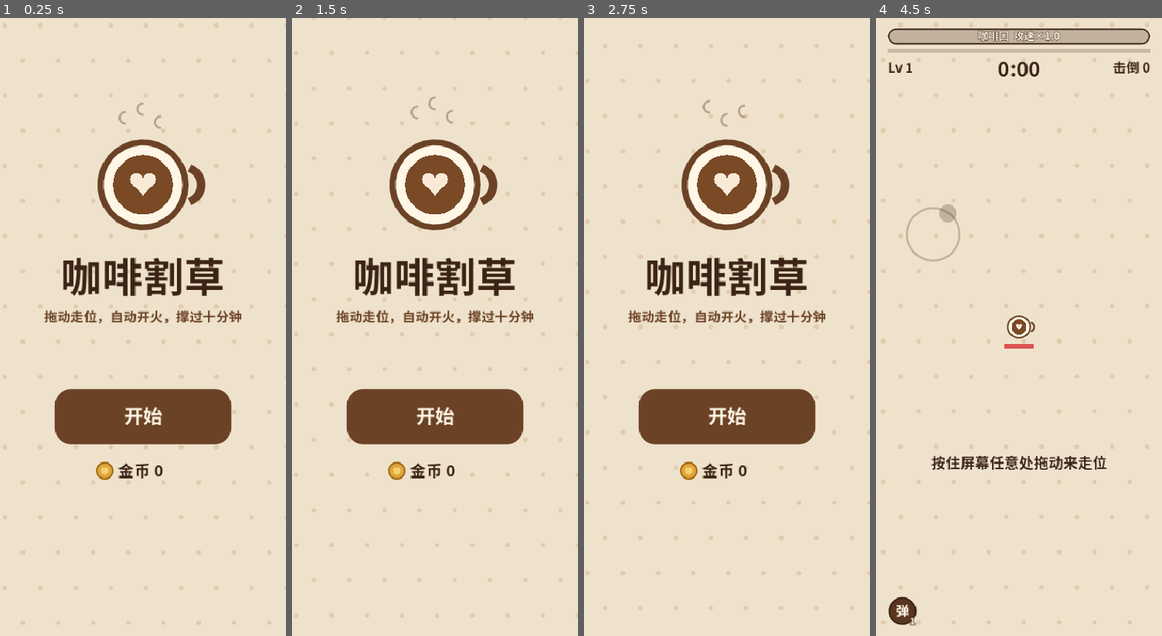
Above: before the commit, frames 1-4 (left to right).
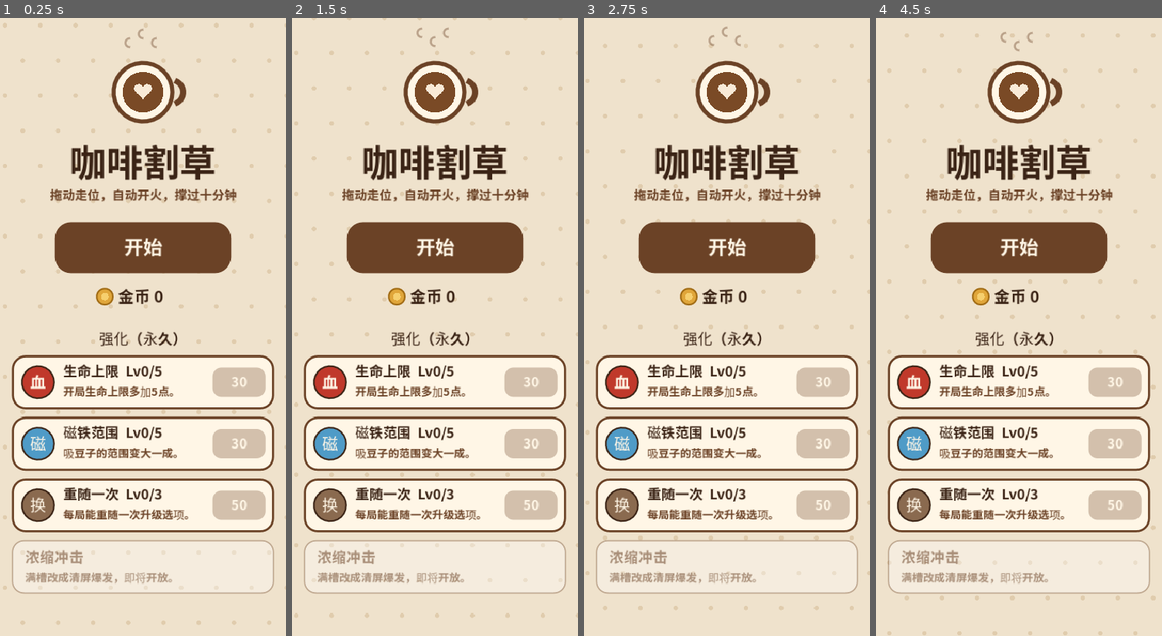
Above: after the commit, the same moments.

Repository: zongweishen10-svg/coffee-gecao
Game: Godot game, scene res://scenes/main.tscn
The game is run twice, just before and just after one commit, with the same random seed, the same clock (stepped at 60 frames per second) and the same inputs.
Inputs (mouse positions are in pixels of both pictures, inside the frame that each line leads up to):
- Up to frame 1 (0.25 s): no input
- Up to frame 2 (1.5 s): move the mouse to (497, 296) at 0.52 s; click (497, 296) at 0.67 s; drag from (377, 357) to (420, 450) at 1.27 s
- Up to frame 3 (2.75 s): move the mouse to (755, 191) at 2.02 s; click (755, 191) at 2.17 s
- Up to frame 4 (4.5 s): drag from (1004, 450) to (933, 234) at 2.77 s; move the mouse to (1104, 419) at 3.52 s; click (1104, 419) at 3.67 s; drag from (933, 234) to (976, 172) at 4.27 s

The runs differ from the first frame. In frame 1, 38% of the frame differs, in the area x 4-96%, y 1-94%; in frame 2, 38%; in frame 3, 38%; in frame 4, 39%, in the area x 1-98%, y 0-100%.

Commit message:
v0.2 balance + shop: binaries (base64) and source

Diff:
--- a/proto/scripts/main.gd
+++ b/proto/scripts/main.gd
@@ -3,13 +3,18 @@
 
 const SAVE_PATH := "user://coffee_save.cfg"
 const RUN_LEN := 600.0
-const MAX_ENEMIES := 170
+const MAX_ENEMIES := 120
 const MAX_BEANS := 220
 const MAX_BULLETS := 90
 const MAX_FLOATS := 18
 const PR := 15.0            # 玩家半径
 const PLAYER_SPEED := 165.0
-const PLAYER_MAX_HP := 100.0
+const PLAYER_MAX_HP := 100.0   # 基础值；局外「生命上限」每级 +5
+const HEAL_DROP_CHANCE := 0.015  # 击杀掉回血豆的概率
+const HEAL_DROP_AMOUNT := 8.0
+const HEAL_OFFER_CHANCE := 0.15  # 升级时热拿铁占一个选项的概率
+const BOSS_HP_BASE := 1200.0
+const BOSS_HP_PER_LV := 60.0     # Boss 血量 = 1200 + 60×进场等级
 const CAF_MAX := 45.0       # 咖啡因槽上限（颗豆子）
 const JITTER_TIME := 3.0    # 手抖时长
 const MAX_LV := 5
@@ -80,6 +85,9 @@
 var ppos := Vector2.ZERO
 var facing := Vector2.UP
 var hp := PLAYER_MAX_HP
+var max_hp := PLAYER_MAX_HP
+var heals: Array = []
+var rerolls := 0
 var iframes := 0.0
 var hurt_flash := 0.0
 var level := 1
@@ -126,6 +134,12 @@
 
 # 局外
 var total_coins := 0
+var meta := {"hp": 0, "magnet": 0, "reroll": 0}
+const SHOP := [
+	{"id": "hp", "name": "生命上限", "icon": "血", "color": "#c0392b", "desc": "开局生命上限多加5点。", "max": 5, "base": 30, "step": 20},
+	{"id": "magnet", "name": "磁铁范围", "icon": "磁", "color": "#4f9bc7", "desc": "吸豆子的范围变大一成。", "max": 5, "base": 30, "step": 20},
+	{"id": "reroll", "name": "重随一次", "icon": "换", "color": "#8a6a4f", "desc": "每局能重随一次升级选项。", "max": 3, "base": 50, "step": 40},
+]
 var best_time := 0.0
 
 # 输入
@@ -141,6 +155,12 @@
 var opt_start_t := 0.0
 var opt_god := false
 var opt_auto := false
+var opt_bot := 1
+var picker_gap := 0.0
+var boss_log_t := 0.0
+var tip_text := ""
+var tip_t := 0.0
+var seen_jitter_tip := false
 var opt_steps := 1
 var opt_quit := false
 var opt_hp := -1.0
@@ -199,7 +219,9 @@
 		match k:
 			"t": opt_start_t = float(v)
 			"god": opt_god = v == "1"
-			"auto": opt_auto = v == "1"
+			"auto":
+				opt_auto = v != "0"
+				opt_bot = int(v)
 			"steps": opt_steps = max(1, int(v))
 			"quit": opt_quit = v == "1"
 			"seed": rng.seed = int(v)
@@ -208,19 +230,44 @@
 
 
 func _load_save() -> void:
+	if OS.has_feature("web"):
+		var raw = JavaScriptBridge.eval("localStorage.getItem('coffee_gecao_save') || ''", true)
+		var d = JSON.parse_string(str(raw)) if str(raw) != "" else null
+		if d is Dictionary:
+			total_coins = int(d.get("coins", 0))
+			best_time = float(d.get("best_time", 0.0))
+			burst_unlocked = bool(d.get("burst_unlocked", false))
+			seen_jitter_tip = bool(d.get("seen_jitter_tip", false))
+			var sh = d.get("shop", {})
+			if sh is Dictionary:
+				for k in meta:
+					meta[k] = int(sh.get(k, 0))
+			return
 	var cf := ConfigFile.new()
 	if cf.load(SAVE_PATH) == OK:
 		total_coins = int(cf.get_value("meta", "coins", 0))
 		best_time = float(cf.get_value("meta", "best_time", 0.0))
 		burst_unlocked = bool(cf.get_value("meta", "burst_unlocked", false))
+		seen_jitter_tip = bool(cf.get_value("meta", "seen_jitter_tip", false))
+		for k in meta:
+			meta[k] = int(cf.get_value("shop", k, 0))
 
 
 func _save() -> void:
+	if opt_auto:
+		return
 	var cf := ConfigFile.new()
 	cf.set_value("meta", "coins", total_coins)
 	cf.set_value("meta", "best_time", best_time)
 	cf.set_value("meta", "burst_unlocked", burst_unlocked)
+	cf.set_value("meta", "seen_jitter_tip", seen_jitter_tip)
+	for k in meta:
+		cf.set_value("shop", k, meta[k])
 	cf.save(SAVE_PATH)
+	if OS.has_feature("web"):
+		# 网页版另存一份到 localStorage（同步写入，刷新页面也不会丢）
+		var d := {"coins": total_coins, "best_time": best_time, "burst_unlocked": burst_unlocked, "seen_jitter_tip": seen_jitter_tip, "shop": meta}
+		JavaScriptBridge.eval("localStorage.setItem('coffee_gecao_save', %s);" % JSON.stringify(JSON.stringify(d)), true)
 
 
 # ================= 开局 / 结束 =================
@@ -228,7 +275,12 @@
 	t = opt_start_t
 	ppos = Vector2.ZERO
 	facing = Vector2.UP
-	hp = PLAYER_MAX_HP if opt_hp <= 0 else opt_hp
+	max_hp = PLAYER_MAX_HP + 5.0 * meta["hp"]
+	hp = max_hp if opt_hp <= 0 else opt_hp
+	rerolls = meta["reroll"]
+	picker_gap = 0.0
+	tip_t = 0.0
+	heals.clear()
 	iframes = 0.0
 	level = 1
 	xp = 0
@@ -296,6 +348,8 @@
 	floats = floats.filter(func(f): return f["t"] > 0)
 	if banner_t > 0:
 		banner_t -= dt
+	if tip_t > 0 and mode == "play":
+		tip_t -= dt
 	if OS.has_feature("web"):
 		state_timer -= delta
 		if state_timer <= 0:
@@ -317,7 +371,8 @@
 	_update_projectiles(dt)
 	_update_beans(dt)
 	enemies = enemies.filter(func(e): return e.alive)
-	if mode == "play" and pending_levels > 0:
+	picker_gap -= dt
+	if mode == "play" and pending_levels > 0 and picker_gap <= 0:
 		_open_picker()
 
 
@@ -352,6 +407,11 @@
 
 
 func _bot_dir() -> Vector2:
+	if opt_bot == 3:
+		return Vector2.ZERO
+	if opt_bot == 2:
+		# 粗心玩家：慢慢绕大圈，不躲怪，只顺路吃豆
+		return Vector2(cos(t * 0.25), sin(t * 0.25)) * 0.6
 	var away := Vector2.ZERO
 	for e in enemies:
 		var d := ppos - e.pos
@@ -399,6 +459,11 @@
 		caf = 0.0
 	else:
 		jitter = JITTER_TIME
+		if not seen_jitter_tip:
+			seen_jitter_tip = true
+			tip_text = "咖啡喝多了：攻速翻倍，子弹乱喷3秒！"
+			tip_t = 3.5
+			_save()
 		_float(ppos + Vector2(0, -40), "手抖！", C_RED, 22)
 		print("COFFEE_JITTER t=%.1f" % t)
 
@@ -417,7 +482,7 @@
 # ================= 刷怪 =================
 func _spawn_director(dt: float) -> void:
 	if t < RUN_LEN:
-		var rate := 1.1 + t * 0.03
+		var rate := 0.5 + t * 0.015
 		spawn_acc += dt * rate
 		while spawn_acc >= 1.0:
 			spawn_acc -= 1.0
@@ -429,28 +494,38 @@
 			print("COFFEE_MIN %d lv=%d kills=%d hp=%.0f enemies=%d beans=%d skills=%s" % [m, level, kills, hp, enemies.size(), beans.size(), JSON.stringify(skills)])
 			_minute_wave(m)
 	else:
+		if boss != null and opt_auto and t - boss_log_t >= 20.0:
+			boss_log_t = t
+			print("COFFEE_BOSSLOG t=%.0f boss_hp=%.0f dist=%.0f hp=%.0f lv=%d" % [t, boss.hp, boss.pos.distance_to(ppos), hp, level])
 		if not boss_spawned:
 			boss_spawned = true
+			boss_log_t = t
+			# 闹钟一响，场上小怪全被吓醒跑掉，留下豆子
+			for e in enemies:
+				if e.alive:
+					e.alive = false
+					_drop_bean(e.pos, e.xp)
 			boss = _spawn(K.BOSS, ppos + Vector2(0, -vs.y * 0.5 - 70))
 			banner = "周一早晨来了！"
 			banner_t = 3.0
-			print("COFFEE_BOSS t=%.1f" % t)
-		spawn_acc += dt * 2.0
+			print("COFFEE_BOSS t=%.1f lv=%d hp=%.0f boss_hp=%.0f" % [t, level, hp, boss.max_hp])
+		spawn_acc += dt * 0.4
 		while spawn_acc >= 1.0:
 			spawn_acc -= 1.0
-			if enemies.size() < 90:
+			if enemies.size() < 25:
 				_spawn(K.WORM if rng.randf() < 0.7 else K.GROUNDS, _spawn_pos())
 
 
 func _pick_kind() -> int:
 	var w_worm := 1.0
-	var w_gr := 0.0 if t < 45 else 0.45
-	var w_milk := 0.0 if t < 120 else 0.22
+	# 越往后苦渣团、过期奶占比越高
+	var w_gr := 0.0 if t < 45 else 0.25 + t / 600.0 * 0.6
+	var w_milk := 0.0 if t < 120 else 0.12 + t / 600.0 * 0.35
 	var milks := 0
 	for e in enemies:
 		if e.kind == K.MILK:
 			milks += 1
-	if milks >= 10:
+	if milks >= 5 + int(t / 100.0):
 		w_milk = 0.0
 	var x := rng.randf() * (w_worm + w_gr + w_milk)
 	if x < w_worm:
@@ -461,11 +536,11 @@
 
 
 func _minute_wave(m: int) -> void:
-	var n := 14 + m * 2
+	var n := 8 + m * 4 + int(m * m * 0.5)
 	var dist := vs.length() * 0.5 + 20
 	for i in n:
 		var a := TAU * i / n
-		if enemies.size() < MAX_ENEMIES + 30:
+		if enemies.size() < MAX_ENEMIES + 40:
 			_spawn(K.WORM, ppos + Vector2(cos(a), sin(a)) * dist)
 	banner = "瞌睡虫围上来了！"
 	banner_t = 2.0
@@ -481,11 +556,14 @@
 	e.kind = kind
 	e.pos = pos
 	e.phase = rng.randf() * TAU
-	var hm := 1.0 + t / 150.0
-	var dm := 1.0 + t / 600.0
+	# 单怪随时间变强：血量、伤害、速度、掉的豆子
+	var hm := 1.0 + t / 150.0 + pow(t / 400.0, 2.0)
+	var dm := (0.55 + 0.45 * minf(t / 150.0, 1.0)) * (1.0 + t / 500.0)  # 前两分半伤害减轻
+	var sm := 1.0 + t / 1500.0
+	var xm := 1 + int(t / 200.0)
 	match kind:
 		K.WORM:
-			e.hp = 9 * hm; e.speed = 42; e.r = 12; e.dmg = 6 * dm; e.xp = 1
+			e.hp = 9 * hm; e.speed = 42; e.r = 12; e.dmg = 5 * dm; e.xp = 1
 		K.GROUNDS:
 			e.hp = 12 * hm; e.speed = 88; e.r = 12; e.dmg = 7 * dm; e.xp = 2
 		K.SMALL:
@@ -493,8 +571,11 @@
 		K.MILK:
 			e.hp = 20 * hm; e.speed = 70; e.r = 14; e.dmg = 6 * dm; e.xp = 3; e.cd = rng.randf_range(1.2, 2.4)
 		K.BOSS:
-			e.hp = 4000 if opt_boss_hp <= 0 else opt_boss_hp; e.speed = 46; e.r = 50; e.dmg = 20; e.xp = 0; e.cd = 2.5
+			e.hp = (BOSS_HP_BASE + BOSS_HP_PER_LV * level) if opt_boss_hp <= 0 else opt_boss_hp; e.speed = 46; e.r = 50; e.dmg = 20; e.xp = 0; e.cd = 2.5
 	e.speed *= rng.randf_range(0.9, 1.1)
+	if kind != K.BOSS:
+		e.speed *= sm
+		e.xp *= xm
 	e.max_hp = e.hp
 	enemies.append(e)
 	return e
@@ -530,6 +611,9 @@
 				_spit(e)
 		elif e.kind == K.BOSS:
 			mv = _boss_update(e, dt, dir)
+			if e.state == "chase" and dist > 320.0:
+				# 离得远就快步追上来，Boss 战不会变成满地图拉扯
+				mv *= 1.0 + clamp((dist - 320.0) / 150.0, 0.0, 3.0)
 		var slowf := 0.5 if e.slow > 0 else 1.0
 		e.slow -= dt
 		e.pos += mv * e.speed * slowf * dt + e.vel * dt
@@ -589,8 +673,8 @@
 			if e.cd <= 0:
 				e.atk_i += 1
 				if e.atk_i % 3 == 0:
-					for i in 6:
-						var a := TAU * i / 6.0
+					for i in 4:
+						var a := TAU * i / 4.0
 						_spawn(K.WORM, e.pos + Vector2(cos(a), sin(a)) * 80)
 				if e.atk_i % 2 == 0:
 					e.state = "tele_ring"
@@ -644,7 +728,7 @@
 					_damage(e, 12.0)
 		return
 	hp -= dmg
-	iframes = 0.6
+	iframes = 0.8 if t < 120 else 0.6
 	hurt_flash = 0.25
 	if hp <= 0:
 		hp = 0
@@ -672,6 +756,9 @@
 		_end_run(true)
 		return
 	_drop_bean(e.pos, e.xp)
+	var hc: float = lerpf(0.06, HEAL_DROP_CHANCE, clamp((t - 90.0) / 150.0, 0.0, 1.0))  # 前1.5分钟6%，到4分钟降到1.5%
+	if rng.randf() < hc and heals.size() < 6:
+		heals.append({"pos": e.pos + Vector2(8, 0)})
 	if e.kind == K.GROUNDS:
 		for s in [-1, 1]:
 			var c := _spawn(K.SMALL, e.pos + Vector2(s * 10, 0))
@@ -695,12 +782,17 @@
 			var pierce := 1 if lv >= 5 else 0
 			var tgt := _nearest(420.0)
 			if jitter > 0 or tgt != null:
-				esp_cd = 0.8
+				esp_cd = 0.65
 				var base := (tgt.pos - ppos).angle() if tgt != null else 0.0
-				for i in n:
+				var shots := n
+				if jitter > 0:
+					# 手抖：失控但更猛——一圈散射 n+4 颗，方向带随机
+					shots = n + 4
+					base = rng.randf() * TAU
+				for i in shots:
 					var a := base + (i - (n - 1) * 0.5) * 0.16
 					if jitter > 0:
-						a = rng.randf() * TAU
+						a = base + TAU * i / shots + rng.randf_range(-0.2, 0.2)
 					if bullets.size() < MAX_BULLETS:
 						bullets.append({"pos": ppos, "vel": Vector2(cos(a), sin(a)) * 430.0, "dmg": dmg, "pierce": pierce, "life": 1.1, "hits": []})
 			else:
@@ -874,7 +966,19 @@
 
 
 func _update_beans(dt: float) -> void:
-	var magnet := 95.0
+	var magnet: float = 95.0 * (1.0 + 0.1 * meta["magnet"])
+	var hk: Array = []
+	for h in heals:
+		var dh: Vector2 = ppos - h["pos"]
+		var lh := dh.length()
+		if lh < magnet:
+			h["pos"] += dh / max(lh, 0.01) * min(lh, 420.0 * dt)
+		if lh < PR + 8:
+			hp = min(max_hp, hp + HEAL_DROP_AMOUNT)
+			_float(ppos + Vector2(0, -34), "+%d" % int(HEAL_DROP_AMOUNT), Color("#2e9e5b"), 18)
+		else:
+			hk.append(h)
+	heals = hk
 	var keep: Array = []
 	for b in beans:
 		var d: Vector2 = ppos - b["pos"]
@@ -895,7 +999,7 @@
 
 
 func _xp_need(l: int) -> int:
-	return 4 + l * 3 + int(l * l * 0.15)
+	return 10 + l * 3 + int(l * l * 0.08)  # 前几级更慢，后期比旧曲线快
 
 
 func _open_picker() -> void:
@@ -903,8 +1007,14 @@
 	for id in SKILL_ORDER:
 		if skills.get(id, 0) < MAX_LV:
 			pool.append(id)
-	pool.shuffle()
+	for i in range(pool.size() - 1, 0, -1):
+		var j := rng.randi_range(0, i)
+		var tmp = pool[i]
+		pool[i] = pool[j]
+		pool[j] = tmp
 	options = pool.slice(0, 3)
+	if options.size() == 3 and hp < max_hp and rng.randf() < HEAL_OFFER_CHANCE:
+		options[2] = "heal"
 	if options.size() < 3:
 		for x in ["heal", "coin"]:
 			if options.size() < 3:
@@ -920,7 +1030,7 @@
 		return
 	var id: String = options[i]
 	if id == "heal":
-		hp = min(PLAYER_MAX_HP, hp + 30)
+		hp = min(max_hp, hp + 30)
 	elif id == "coin":
 		bonus_coins += 20
 	else:
@@ -931,9 +1041,8 @@
 	level += 1
 	pending_levels -= 1
 	print("COFFEE_PICK ", id, " -> ", skills.get(id, 0), " level=", level)
+	picker_gap = 4.0  # 升级之间至少隔 4 秒，积压的升级排队
 	mode = "play"
-	if pending_levels > 0:
-		_open_picker()
 
 
 func _float(pos: Vector2, text: String, col: Color, size: int) -> void:
@@ -1011,9 +1120,37 @@
 		"title":
 			if mode == "result":
 				mode = "title"
+		"reroll":
+			if mode == "levelup" and rerolls > 0 and picker_age > 0.3:
+				rerolls -= 1
+				_open_picker()
 		_:
-			if mode == "levelup" and name.begins_with("card") and picker_age > 0.3:
+			if mode == "title" and name.begins_with("buy_"):
+				_buy(name.substr(4))
+			elif mode == "levelup" and name.begins_with("card") and picker_age > 0.3:
 				_pick(int(name.substr(4)))
+
+
+func _shop_price(it: Dictionary) -> int:
+	return int(it["base"]) + int(it["step"]) * int(meta[it["id"]])
+
+
+func _buy(id: String) -> void:
+	for it in SHOP:
+		if it["id"] != id:
+			continue
+		var lv: int = meta[id]
+		if lv >= int(it["max"]):
+			return
+		var price := _shop_price(it)
+		if total_coins < price:
+			banner = "金币不够"
+			banner_t = 1.0
+			return
+		total_coins -= price
+		meta[id] = lv + 1
+		_save()
+		print("COFFEE_BUY ", id, " -> ", meta[id], " coins=", total_coins)
 
 
 func _notification(what: int) -> void:
@@ -1097,19 +1234,51 @@
 	draw_rect(Rect2(Vector2.ZERO, vs), C_BG)
 	_draw_bg_dots(Vector2(clock * 20, clock * 8))
 	var cx := vs.x * 0.5
-	_draw_cup(Vector2(cx, vs.y * 0.27), 58)
+	var cy := vs.y * 0.12
+	_draw_cup(Vector2(cx, cy), 40)
 	for i in 3:
-		var x := cx - 24 + i * 24
-		var y := vs.y * 0.27 - 84 - fmod(clock * 30 + i * 12, 30)
-		draw_arc(Vector2(x, y), 8, PI * 0.5, PI * 1.5, 8, Color(0.42, 0.26, 0.15, 0.4), 3, true)
-	_text(Vector2(cx, vs.y * 0.42), "咖啡割草", 56, C_DARK)
-	_text(Vector2(cx, vs.y * 0.42 + 54), "拖动走位，自动开火，撑过十分钟", 18, C_BROWN)
-	var r := Rect2(cx - 120, vs.y * 0.6, 240, 76)
+		var x := cx - 18 + i * 18
+		var y := cy - 60 - fmod(clock * 30 + i * 12, 24)
+		draw_arc(Vector2(x, y), 6, PI * 0.5, PI * 1.5, 8, Color(0.42, 0.26, 0.15, 0.4), 3, true)
+	_text(Vector2(cx, vs.y * 0.235), "咖啡割草", 50, C_DARK)
+	_text(Vector2(cx, vs.y * 0.235 + 44), "拖动走位，自动开火，撑过十分钟", 17, C_BROWN)
+	var r := Rect2(cx - 120, vs.y * 0.33, 240, 70)
 	_button("start", r, "开始")
-	_coin_icon(Vector2(cx - 52, vs.y * 0.6 + 112), 11)
-	_text_left(Vector2(cx - 34, vs.y * 0.6 + 112), "金币 %d" % total_coins, 22, C_DARK)
+	var ly := r.end.y + 32
+	_coin_icon(Vector2(cx - 52, ly), 11)
+	_text_left(Vector2(cx - 34, ly), "金币 %d" % total_coins, 22, C_DARK)
 	if best_time > 0:
-		_text(Vector2(cx, vs.y * 0.6 + 148), "最久坚持 %s" % _fmt_time(best_time), 16, C_BROWN)
+		_text(Vector2(cx, ly + 28), "最久坚持 %s" % _fmt_time(best_time), 15, C_BROWN)
+	# 局外强化
+	var y0 := ly + 58
+	_text(Vector2(cx, y0), "强化（永久）", 20, C_DARK)
+	var rw := vs.x - 32
+	var rh := 74.0
+	for i in SHOP.size() + 1:
+		var rr := Rect2(16, y0 + 22 + i * (rh + 10), rw, rh)
+		if i == SHOP.size():
+			# 预留：浓缩冲击（满槽爆发）以后在这里解锁
+			draw_style_box(_sb(Color(1, 1, 1, 0.35), Color(0.42, 0.26, 0.15, 0.35), 16, 2), rr)
+			_text_left(rr.position + Vector2(18, 24), "浓缩冲击", 20, Color(0.42, 0.26, 0.15, 0.55))
+			_text_left(rr.position + Vector2(18, 52), "满槽改成清屏爆发，即将开放。", 15, Color(0.42, 0.26, 0.15, 0.55))
+			continue
+		var it: Dictionary = SHOP[i]
+		var lv: int = meta[it["id"]]
+		var maxed := lv >= int(it["max"])
+		var price := _shop_price(it)
+		var can := not maxed and total_coins >= price
+		draw_style_box(sb_card, rr)
+		targets.append({"name": "buy_" + it["id"], "rect": rr})
+		var ic := rr.position + Vector2(36, rh * 0.5)
+		draw_circle(ic, 22, Color(it["color"]))
+		draw_arc(ic, 22, 0, TAU, 24, C_DARK, 2, true)
+		_text(ic, it["icon"], 22, C_CREAM)
+		_text_left(rr.position + Vector2(70, 22), "%s  Lv%d/%d" % [it["name"], lv, it["max"]], 19, C_DARK)
+		_text_left(rr.position + Vector2(70, 50), it["desc"], 15, C_BROWN)
+		var pr := Rect2(rr.end.x - 84, rr.position.y + 17, 72, 40)
+		var pcol := C_BROWN if can else Color(0.42, 0.26, 0.15, 0.3)
+		draw_style_box(_sb(pcol, Color(0, 0, 0, 0), 12, 0), pr)
+		_text(pr.get_center(), "已满" if maxed else str(price), 18, C_CREAM)
 
 
 func _coin_icon(c: Vector2, r: float) -> void:
@@ -1191,6 +1360,12 @@
 	for b in beans:
 		if _on_screen(b["pos"], 20):
 			_bean(b["pos"], int(b["v"]))
+	for h in heals:
+		if _on_screen(h["pos"], 20):
+			draw_circle(h["pos"], 9, Color("#2e9e5b"))
+			draw_arc(h["pos"], 9, 0, TAU, 16, C_CREAM, 2, true)
+			draw_line(h["pos"] + Vector2(-5, 0), h["pos"] + Vector2(5, 0), C_CREAM, 3)
+			draw_line(h["pos"] + Vector2(0, -5), h["pos"] + Vector2(0, 5), C_CREAM, 3)
 	# 敌人
 	for e in enemies:
 		if _on_screen(e.pos, e.r + 30):
@@ -1244,7 +1419,7 @@
 	# 玩家血条
 	var hb := Rect2(ppos + Vector2(-20, PR + 8), Vector2(40, 6))
 	draw_rect(hb, Color(0, 0, 0, 0.35))
-	draw_rect(Rect2(hb.position, Vector2(40 * hp / PLAYER_MAX_HP, 6)), Color("#d9534f"))
+	draw_rect(Rect2(hb.position, Vector2(40 * hp / max_hp, 6)), Color("#d9534f"))
 	# 飘字
 	for f in floats:
 		_text(f["pos"], f["text"], f["size"], f["col"], 4)
@@ -1408,6 +1583,11 @@
 	if hint_t > 0:
 		var a: float = min(1.0, hint_t)
 		_text(Vector2(vs.x * 0.5, vs.y * 0.72), "按住屏幕任意处拖动来走位", 20, Color(0.23, 0.14, 0.09, a), 4, Color(1, 0.96, 0.9, a))
+	if tip_t > 0:
+		var ta: float = min(1.0, tip_t)
+		var tr := Rect2(16, vs.y * 0.36 - 24, vs.x - 32, 48)
+		draw_style_box(_sb(Color(0.23, 0.14, 0.09, 0.8 * ta), Color(0, 0, 0, 0), 14, 0), tr)
+		_text(tr.get_center(), tip_text, 18, Color(1, 0.96, 0.9, ta))
 	if banner_t > 0:
 		var a: float = min(1.0, banner_t)
 		_text(Vector2(vs.x * 0.5, vs.y * 0.3), banner, 28, Color(0.75, 0.15, 0.1, a), 5, Color(1, 0.96, 0.9, a))
@@ -1456,6 +1636,11 @@
 		var lines := _wrap(desc, 21, cw - 40)
 		for li in min(2, lines.size()):
 			_text_left(r.position + Vector2(20, 92 + li * 28), lines[li], 21, C_DARK)
+	if rerolls > 0:
+		var rb := Rect2(vs.x * 0.5 - 100, y0 + 3 * (ch + gap) + 4, 200, 54)
+		draw_style_box(_sb(C_CREAM, C_BROWN, 16, 2), rb)
+		_text(rb.get_center(), "重随（剩%d次）" % rerolls, 20, C_BROWN)
+		targets.append({"name": "reroll", "rect": rb})
 
 
 func _draw_result() -> void:
@@ -1578,7 +1763,7 @@
 		"mode": mode, "t": snappedf(t, 0.1), "hp": snappedf(hp, 0.1), "level": level, "xp": xp, "kills": kills,
 		"enemies": enemies.size(), "kinds": counts, "beans": beans.size(), "caf": snappedf(caf, 0.1), "jitter": jitter > 0,
 		"ppos": [snappedf(ppos.x, 0.1), snappedf(ppos.y, 0.1)], "skills": skills, "options": options,
-		"boss_hp": boss.hp if boss != null else -1, "boss_state": boss.state if boss != null else "", "total_coins": total_coins, "run_coins": run_coins, "win": run_win,
+		"boss_hp": boss.hp if boss != null else -1, "boss_state": boss.state if boss != null else "", "total_coins": total_coins, "meta": meta, "rerolls": rerolls, "max_hp": max_hp, "heals": heals.size(), "run_coins": run_coins, "win": run_win,
 		"fps": Engine.get_frames_per_second(), "us_update": int(perf_update), "us_draw": int(perf_draw), "vw": vs.x, "vh": vs.y, "targets": tg,
 	}
 	JavaScriptBridge.eval("window.__coffee=" + JSON.stringify(st) + ";", true)
Not shown, added: _chunks/index.pck.b64
Not shown, added: _chunks/proto__assets__NotoSansSC-subset.ttf.b64
